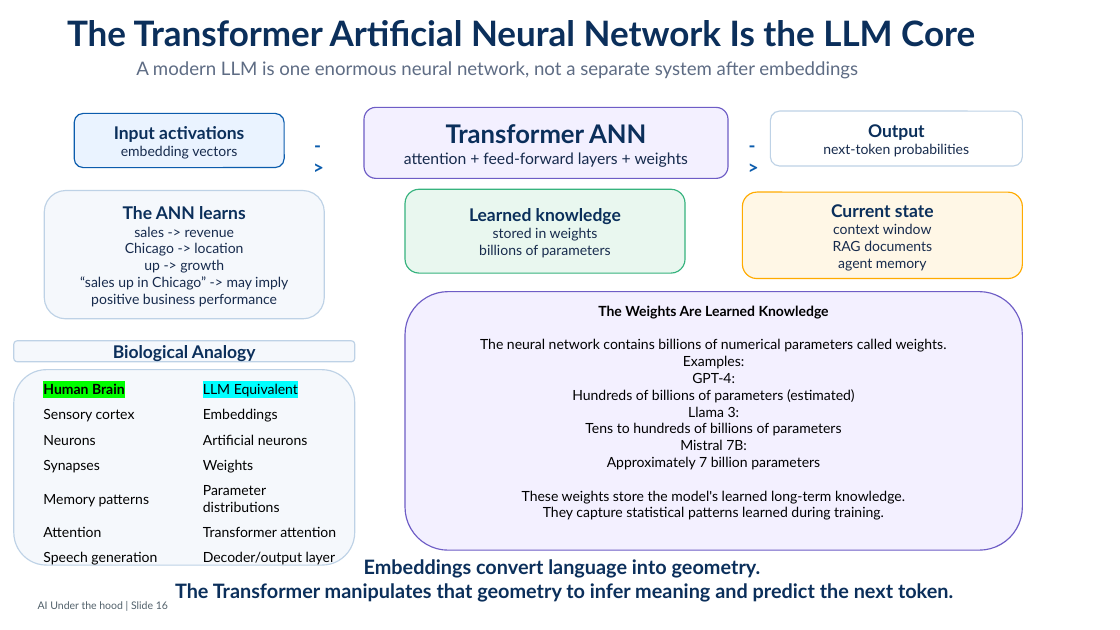
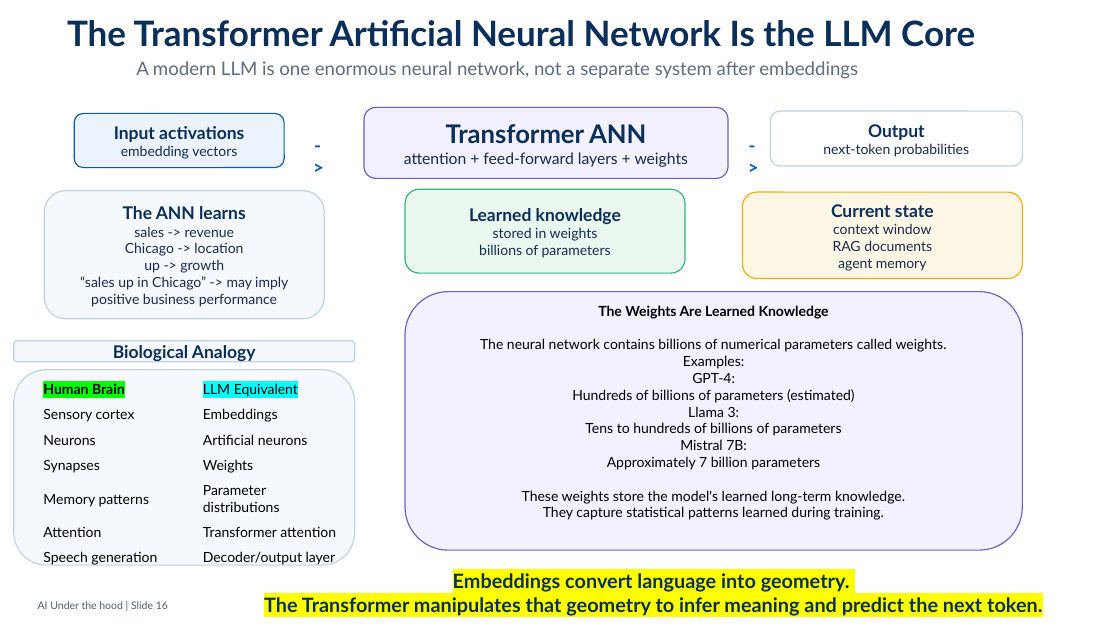
Before and after one commit to javaboy-vk/MAGPAI, a slide deck: slide 16 of pptx/Session_01_Tokens_v1.0.pptx. Drawn at 1120x630 pixels with LibreOffice and Linux fonts; fonts in the diff are those of the drawing. Boxes give left, top, right and bottom in pixels: in the first picture for what was removed or moved away, otherwise in the second. Text is boxed around its words. In the diff, an @@ line names an element or a change of style, - is before the commit and + after.

```diff
--- a/pptx/Session_01_Tokens_v1.0.pptx
+++ b/pptx/Session_01_Tokens_v1.0.pptx
@@ text "Embeddings convert language into geometry.": place and size @@
-text "Embeddings convert language into geometry." at bbox=[175, 559, 953, 602]
+text "Embeddings convert language into geometry." at bbox=[264, 573, 1042, 616]
@@ text "Embeddings convert language into geometry." at bbox=[264, 573, 1042, 616]: highlight none to #FFFF00 @@
```
Also in this commit, not shown: 5 other slides changed.
